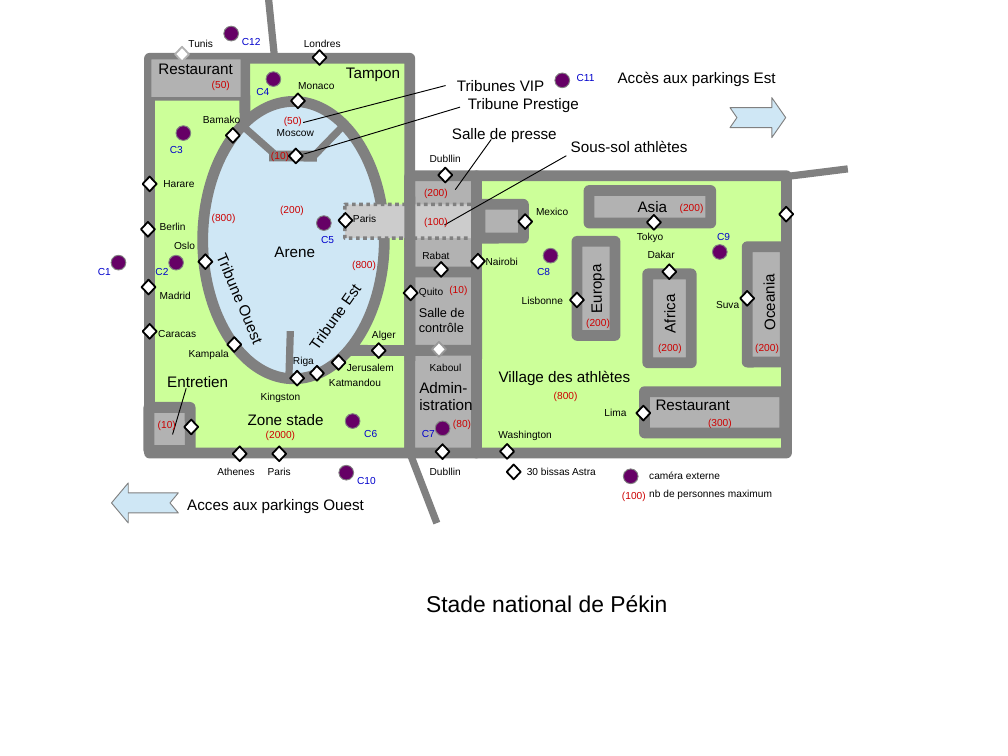
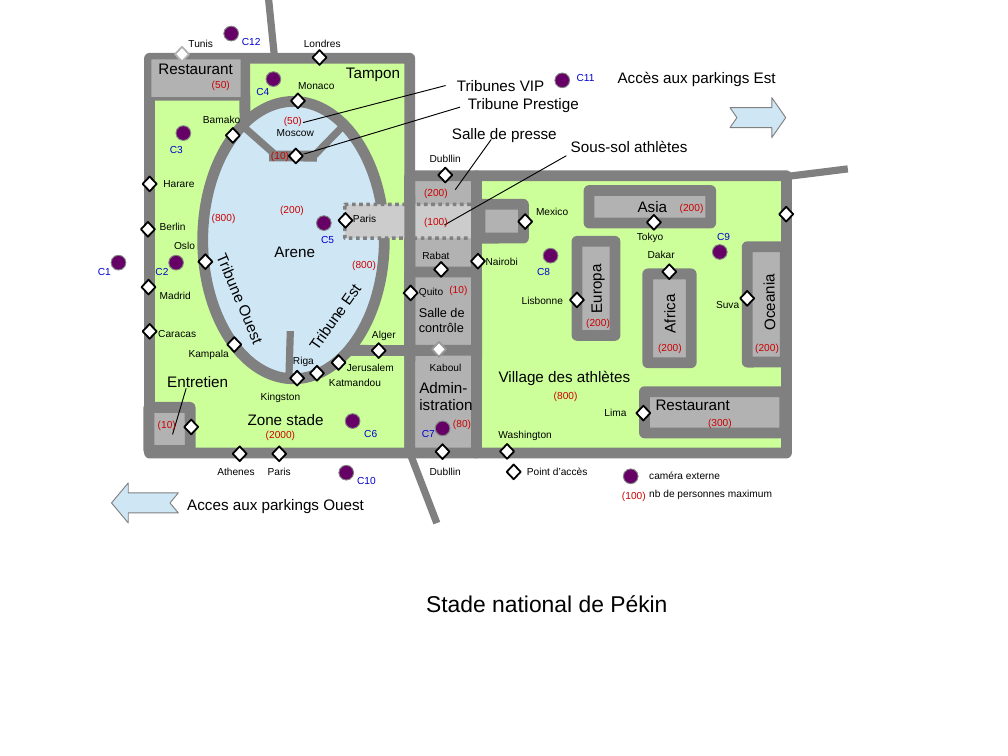
Before and after one commit to cyrilled/ALC, a slide deck: slide 1 of docs/res/media/sources images iAccess.pptx. Drawn at 1008x756 pixels with LibreOffice and Linux fonts; fonts in the diff are those of the drawing. Boxes give left, top, right and bottom in pixels: in the first picture for what was removed or moved away, otherwise in the second. Text is boxed around its words. In the diff, an @@ line names an element or a change of style, - is before the commit and + after.

Commit message:
groupes de bissas

```diff
--- a/docs/res/media/sources images iAccess.pptx
+++ b/docs/res/media/sources images iAccess.pptx
@@ text at <box>527,468,588,475</box>: text changed @@
-30 bissas Astra
+Point d’accès
```
Also in this commit, not shown: 1 other file.
